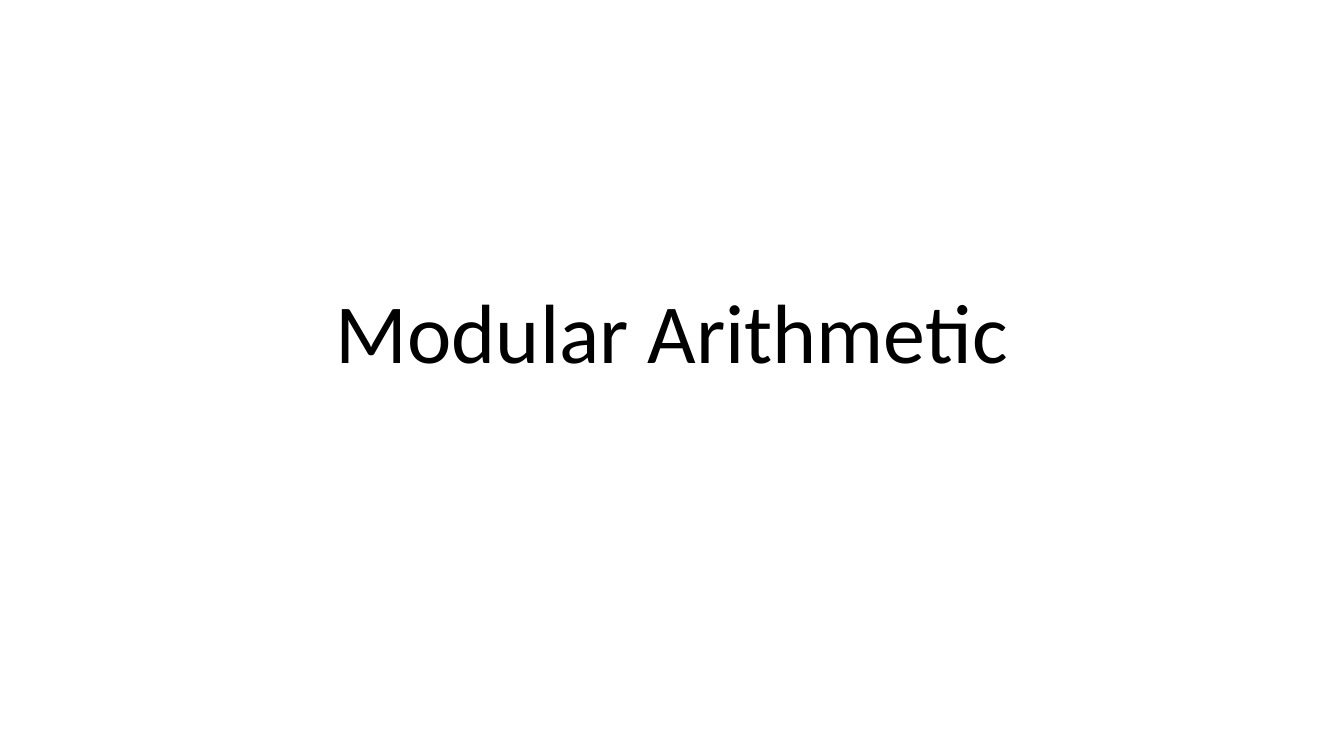
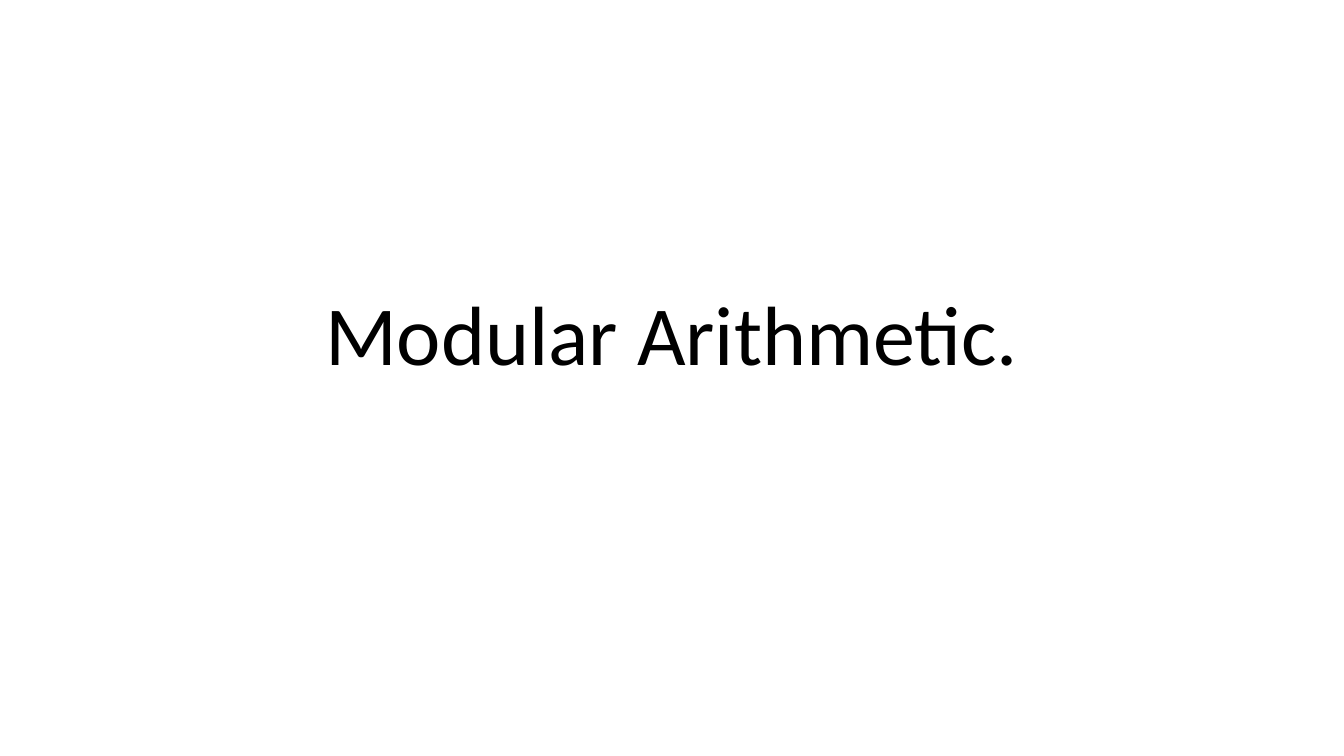
Before and after one commit to ishan-nitj/Competitve-Programming, a slide deck: slide 1 of Number theory/Modular arithmetic.pptx. Drawn at 1344x756 pixels with LibreOffice and Linux fonts; fonts in the diff are those of the drawing. Boxes give left, top, right and bottom in pixels: in the first picture for what was removed or moved away, otherwise in the second. Text is boxed around its words. In the diff, an @@ line names an element or a change of style, - is before the commit and + after.

```diff
--- a/Number theory/Modular arithmetic.pptx
+++ b/Number theory/Modular arithmetic.pptx
@@ text at (325,306,1018,366): text changed @@
-Modular Arithmetic
+Modular Arithmetic.
```
Also in this commit, not shown: 15 other slides changed.
